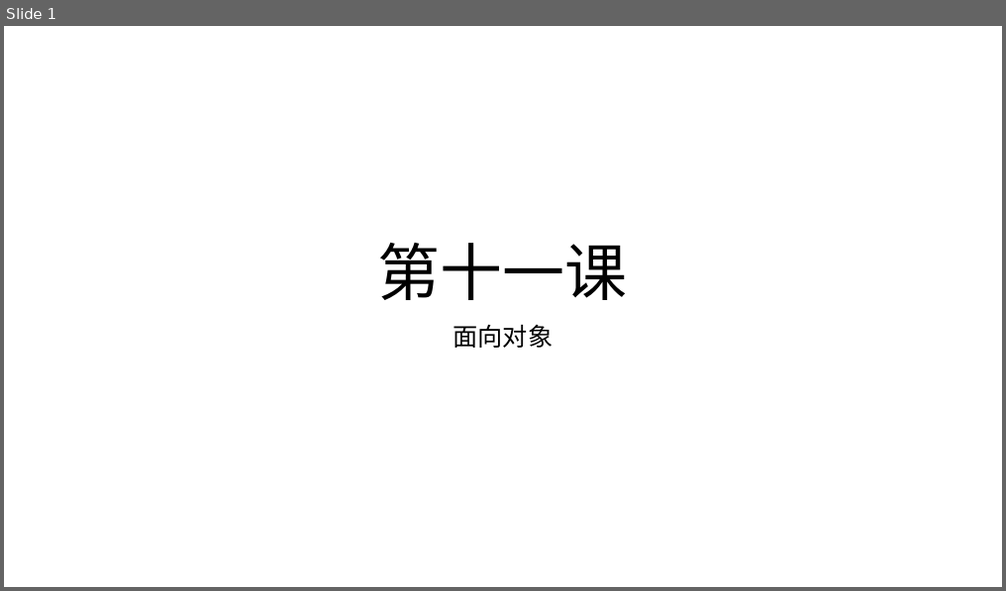
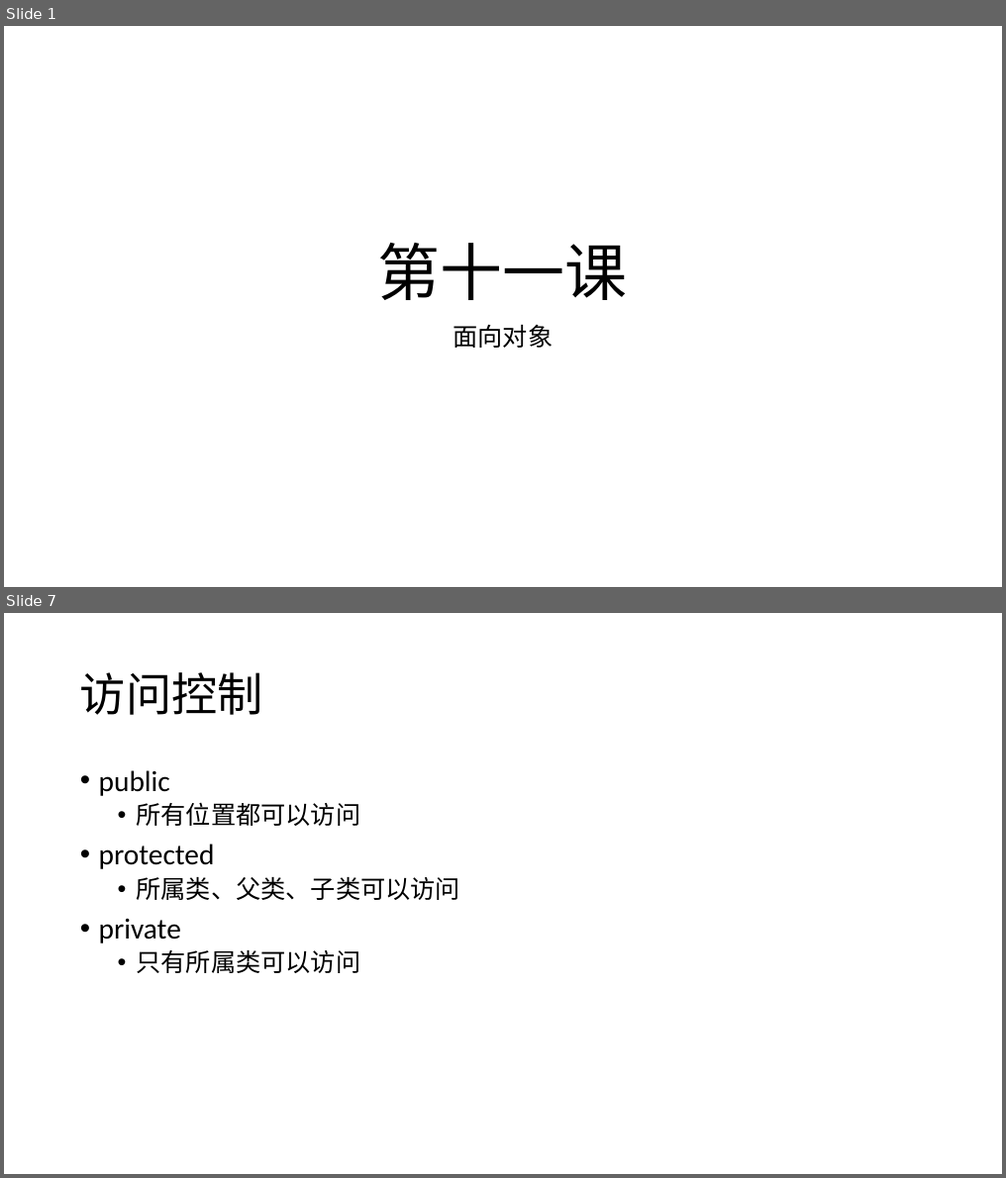
Before and after one commit to zhan3333/php-example, a slide deck: doc/ppt/第十一课-php面向对象.pptx. Shown one above the other, each under a label of ours: slide 1 before the commit, slides 1 and 7 after it; the slides between them are not shown. The pictures are 1006x591 and 1006x1178 pixels, drawn with LibreOffice and Linux fonts; fonts in the diff are those of the drawing. Boxes give left, top, right and bottom in pixels: in the first picture for what was removed or moved away, otherwise in the second. Text is boxed around its words. In the diff, an @@ line names an element or a change of style, - is before the commit and + after.

```diff
--- a/doc/ppt/第十一课-php面向对象.pptx
+++ b/doc/ppt/第十一课-php面向对象.pptx
@@ slide 7 added at [4,613,1002,1174], background #FFFFFF @@
@@ title added at [80,672,263,715], 44 pt, text #000000 @@
+访问控制
@@ text added at [99,770,461,973], 24 pt, text #000000 @@
+• public
+  • 所有位置都可以访问
+• protected
+  • 所属类、父类、子类可以访问
+• private
+  • 只有所属类可以访问
```
Also in this commit, not shown: 8 other slides added, 8 other files.
